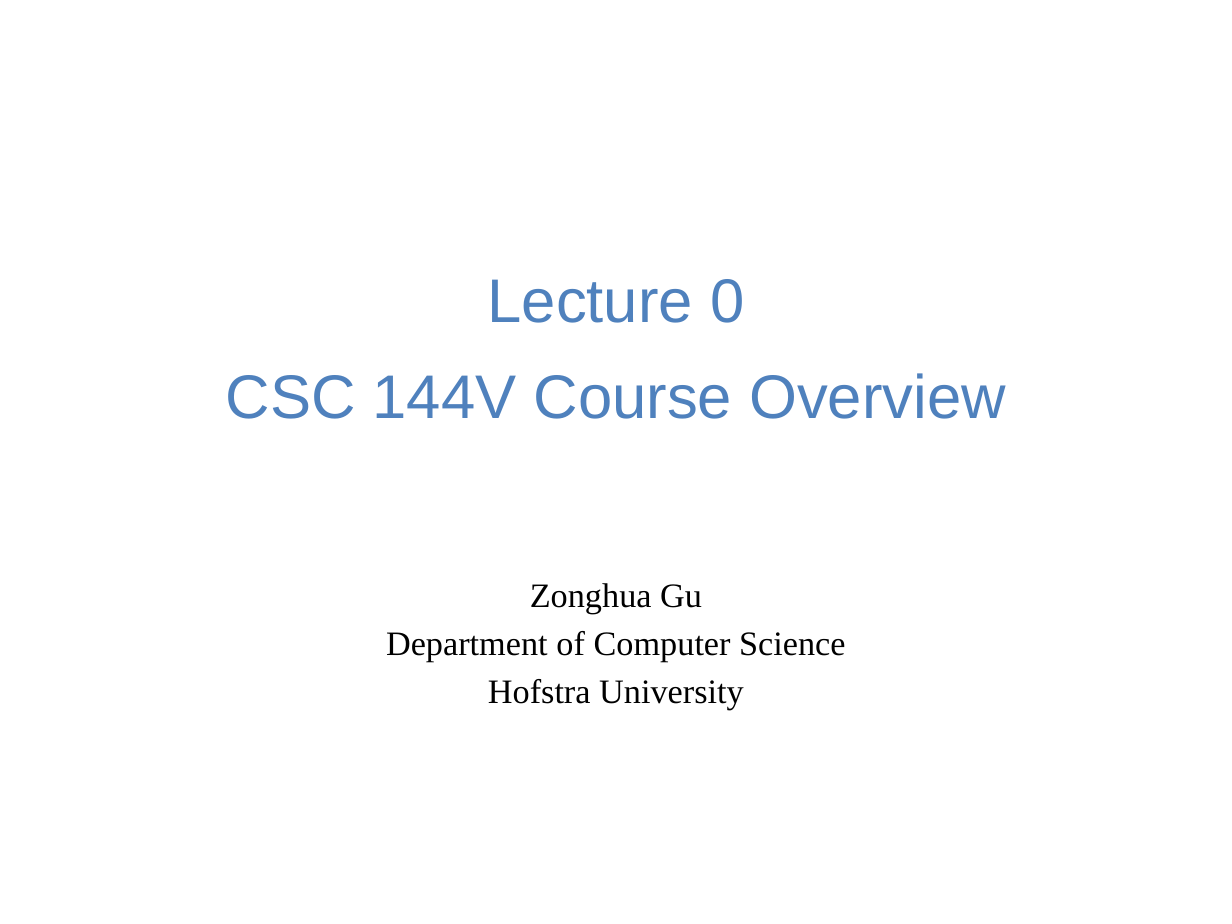
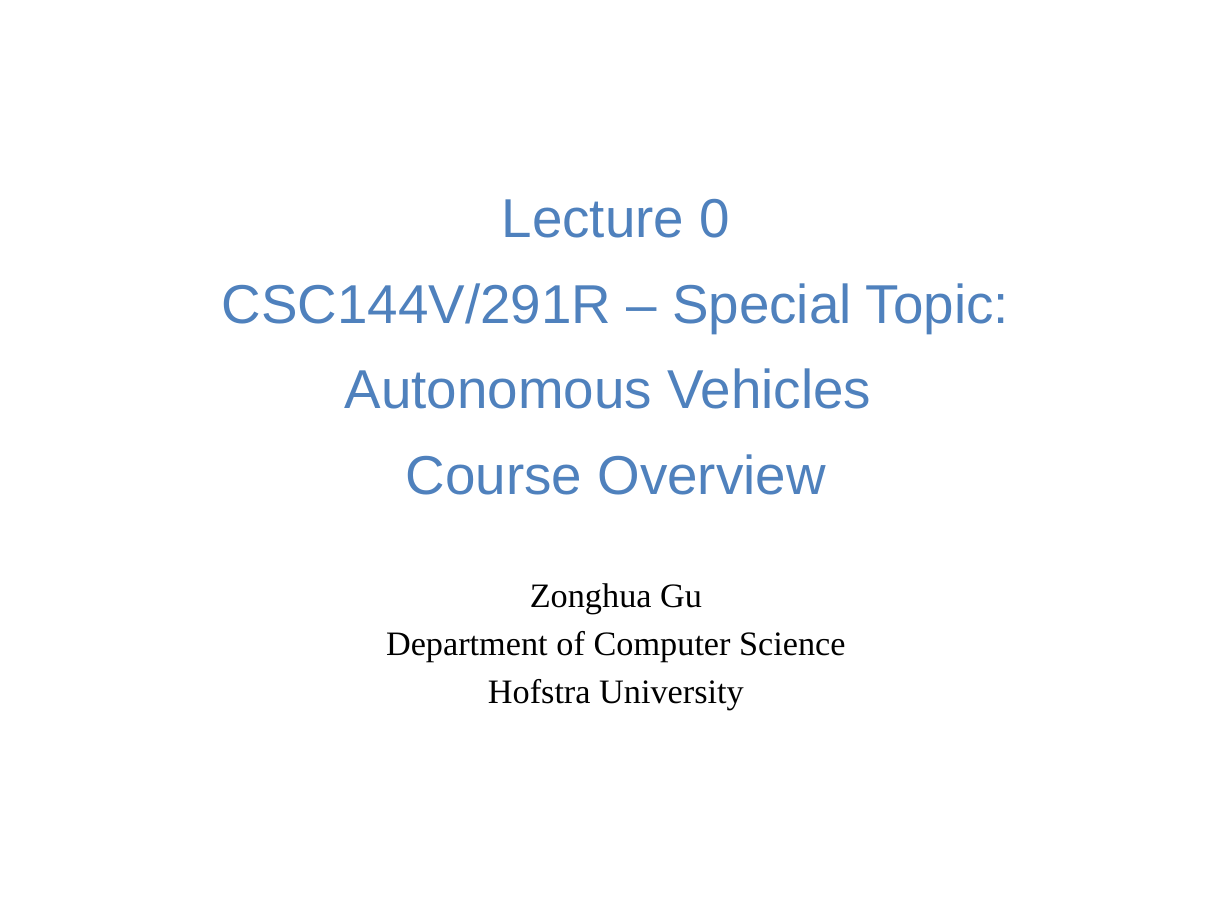
Before and after one commit to guhofstra/CSC144V, a slide deck: slide 1 of PPTs/L0 course overview.pptx. Drawn at 1232x924 pixels with LibreOffice and Linux fonts; fonts in the diff are those of the drawing. Boxes give left, top, right and bottom in pixels: in the first picture for what was removed or moved away, otherwise in the second. Text is boxed around its words. In the diff, an @@ line names an element or a change of style, - is before the commit and + after.

```diff
--- a/PPTs/L0 course overview.pptx
+++ b/PPTs/L0 course overview.pptx
@@ title at (x1=222, y1=199, x2=1009, y2=495): text changed; size 36 to 32 pt @@
-Lecture 0
-CSC 144V Course Overview
+Lecture 0
+CSC144V/291R – Special Topic: Autonomous Vehicles
+Course Overview
```
Also in this commit, not shown: 1 other slide changed, 5 other files.
